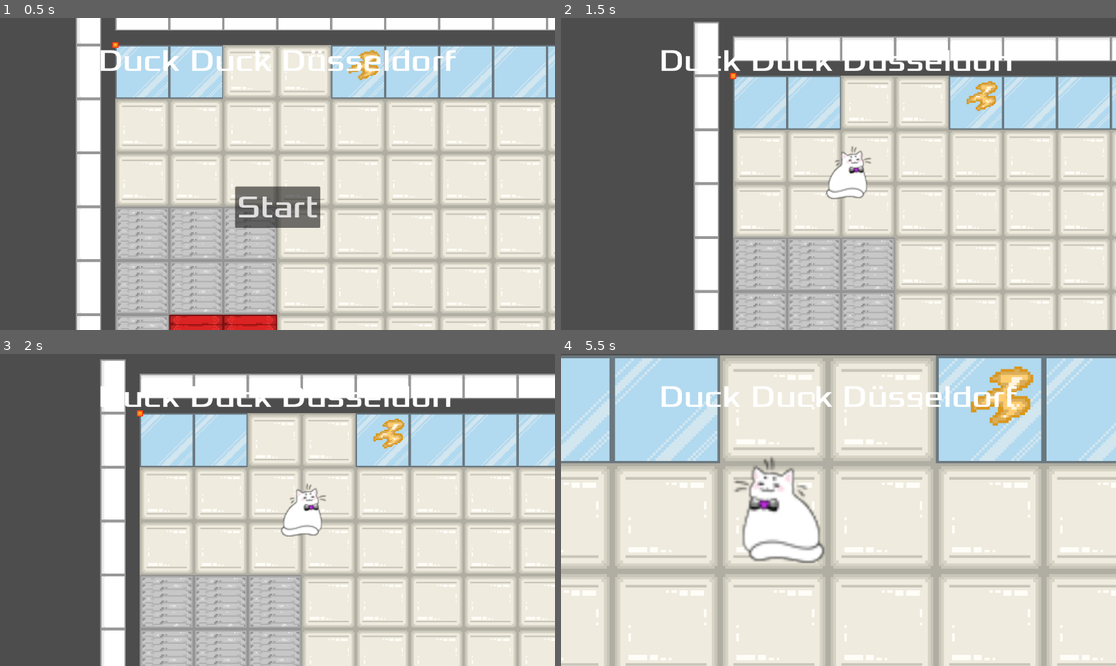
Above: before the commit, frames 1-4 (two rows, left to right).
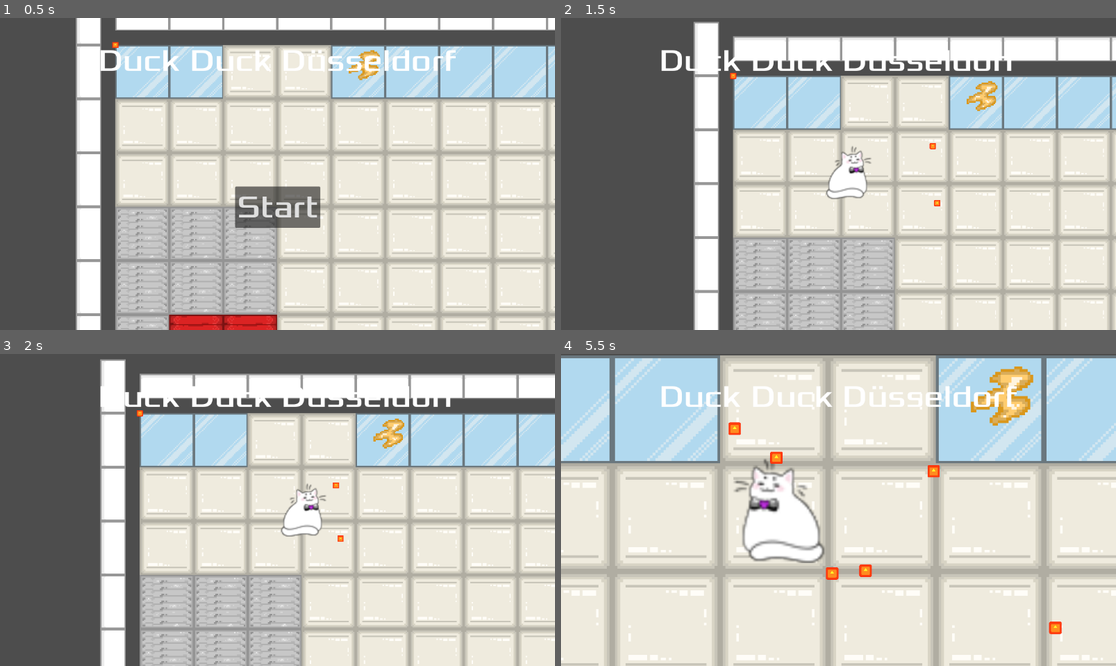
Above: after the commit, the same moments.

Repository: P0127/HSDuckies-Videogame-Group-project-at-HSD
Game: Godot game, scene res://main.tscn
Same seed, same stepped clock (60 frames per second), same inputs: the game is played once before the commit and once after it. The engine's default icon, where the game draws it, is replaced by a stand-in: a white triangle on a blue panel in a dark square.
Inputs (mouse positions are in pixels of both pictures, inside the frame that each line leads up to):
- Up to frame 1 (0.5 s): no input
- Up to frame 2 (1.5 s): click "Start" at 0.5 s; move the mouse to (960, 158) at 1.27 s; press the mouse at (960, 158) at 1.28 s; hold D (move_right) from 1.28 s (still down)
- Up to frame 3 (2 s): keep holding D (move_right)
- Up to frame 4 (5.5 s): move the mouse to (727, 525) at 2.02 s; release D (move_right) at 2.03 s; release the mouse at (727, 525) at 2.03 s; hold S (move_down) 2.03-2.78 s; tap Mouse wheel up (zoom_in) at 2.1, 5.1 s; click (727, 525) at 2.3 s; move the mouse to (894, 441) at 2.77 s; press the mouse at (894, 441) at 2.78 s; hold D (move_right) 2.78-3.53 s; tap Mouse wheel down (zoom_out) at 2.85 s; move the mouse to (810, 572) at 3.52 s; release the mouse at (810, 572) at 3.53 s; hold W (move_up) 3.53-4.28 s; click (810, 572) at 3.6 s; move the mouse to (1005, 556) at 4.27 s; press the mouse at (1005, 556) at 4.28 s; hold A (move_left) from 4.28 s (still down); move the mouse to (672, 463) at 5.02 s; release the mouse at (672, 463) at 5.03 s; click (672, 463) at 5.3 s

Frame 1 is identical in both runs. In frame 2, less than 0.1% of the frame differs, in the area x 66-69%, y 40-61%; in frame 3, less than 0.1%; in frame 4, 0.6%, in the area x 30-91%, y 21-90%.

Commit message:
FINALLY
Mobs, Player and Map work as intended!
All new Functions work proberly

Diff:
--- a/main.gd
+++ b/main.gd
@@ -1,5 +1,6 @@
 extends Node
 
+@export var Mob: PackedScene
 
 # Called when the node enters the scene tree for the first time.
 func _ready():
@@ -13,3 +14,10 @@
 func new_game():
 	$Player.start($StartPosition.position)
 	#moves player to starting position & removed hide()
+
+func _input(event):
+	if event.is_action_pressed("click"):
+		if Mob.can_instantiate():
+			var new_Mob = Mob.instantiate()
+			new_Mob.position = $Player.position + get_viewport().get_mouse_position() - Vector2($StartPosition.position)
+			add_child(new_Mob)
--- a/main.tscn
+++ b/main.tscn
@@ -8,6 +8,7 @@
 
 [node name="Main" type="Node"]
 script = ExtResource("1_ig7tw")
+Mob = ExtResource("4_lquwl")
 
 [node name="Hud" parent="." instance=ExtResource("3_h2yge")]
 
--- a/project.godot
+++ b/project.godot
@@ -51,6 +51,11 @@
 "events": [Object(InputEventMouseButton,"resource_local_to_scene":false,"resource_name":"","device":-1,"window_id":0,"a …(257 unchanged characters)…
 ]
 }
+click={
+"deadzone": 0.2,
+"events": [Object(InputEventMouseButton,"resource_local_to_scene":false,"resource_name":"","device":-1,"window_id":0,"alt_pressed":false,"shift_pressed":false,"ctrl_pressed":false,"meta_pressed":false,"button_mask":1,"position":Vector2(237, 23),"global_position":Vector2(246, 71),"factor":1.0,"button_index":1,"canceled":false,"pressed":true,"double_click":false,"script":null)
+]
+}
 
 [layer_names]
 
Not shown: 1 places in mob.tscn that only renumber resources
